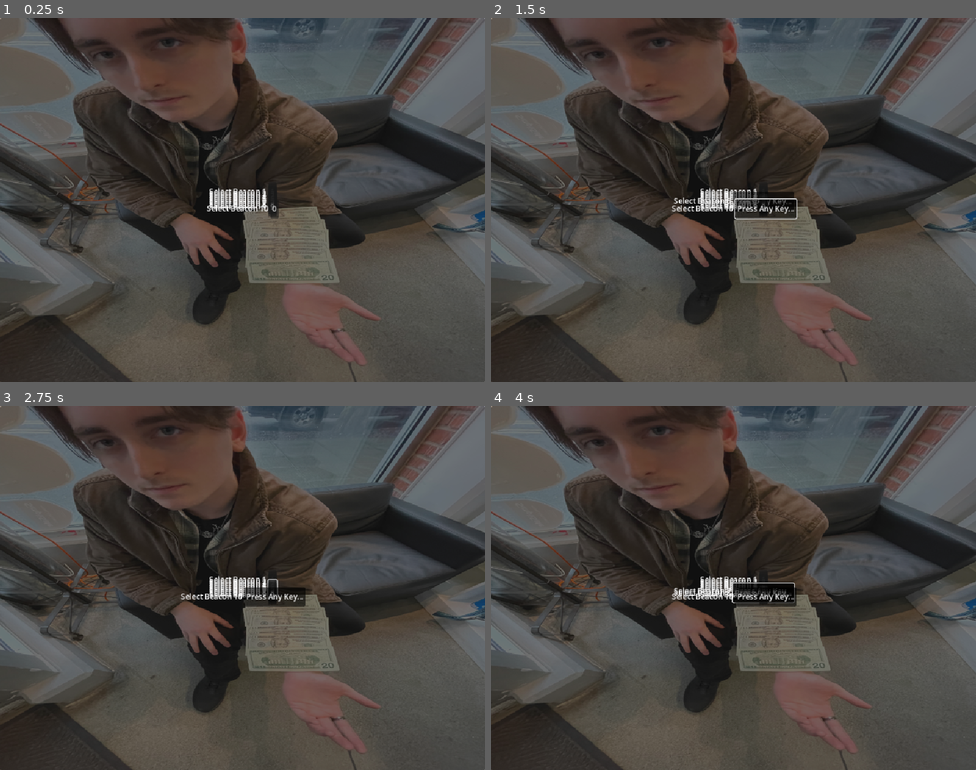
Above: before the commit, frames 1-4 (two rows, left to right).
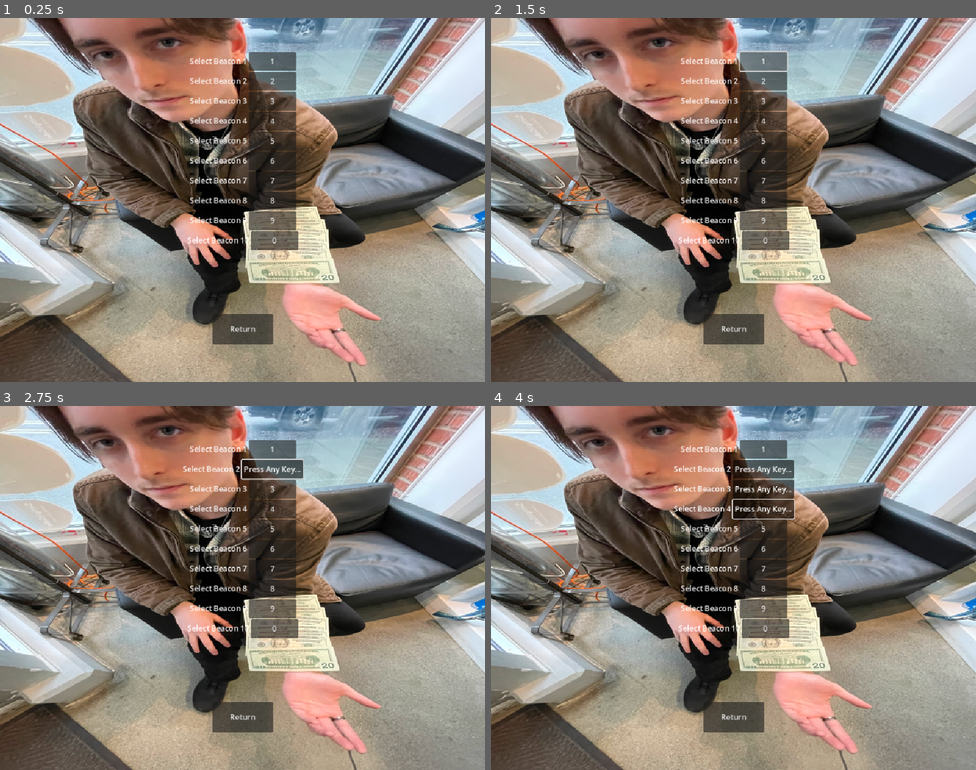
Above: after the commit, the same moments.

Repository: mccajd/Quintessential
Game: Godot game, scene res://Scenes/keybind_menu.tscn
Same seed, same stepped clock (60 frames per second), same inputs: the game is played once before the commit and once after it. This scene is started directly instead of the project's main scene.
Inputs:
- Up to frame 1 (0.25 s): no input
- Up to frame 2 (1.5 s): click "1" at 0.5 s; click "Press Any Key..." at 1.25 s
- Up to frame 3 (2.75 s): click "2" at 2 s
- Up to frame 4 (4 s): click "3" at 2.75 s; click "4" at 3.5 s

The runs differ from the first frame. In frame 1, 82% of the frame differs, in the area x 0-100%, y 0-100%; in frame 2, 82%; in frame 3, 82%; in frame 4, 82%.

Commit message:
Completed the basis for what the keybind menu looks like

Diff:
--- a/Scenes/input_mapper.tscn
+++ b/Scenes/input_mapper.tscn
@@ -30,6 +30,7 @@
 layout_mode = 2
 
 [node name="Button" type="Button" parent="HBoxContainer"]
+custom_minimum_size = Vector2(100, 0)
 layout_mode = 2
 
 [connection signal="toggled" from="HBoxContainer/Button" to="." method="_on_button_toggled"]
--- a/Scenes/keybind_menu.tscn
+++ b/Scenes/keybind_menu.tscn
@@ -18,50 +18,74 @@
 texture = ExtResource("1_uyip4")
 
 [node name="PanelContainer" type="PanelContainer" parent="TextureRect"]
+self_modulate = Color(1, 1, 1, 0)
 layout_mode = 0
+offset_top = 72.0
 offset_right = 1024.0
-offset_bottom = 768.0
+offset_bottom = 488.0
 
 [node name="VBoxContainer" type="VBoxContainer" parent="TextureRect/PanelContainer"]
+custom_minimum_size = Vector2(1024, 64)
 layout_mode = 2
 alignment = 1
 
 [node name="InputMapper" parent="TextureRect/PanelContainer/VBoxContainer" instance=ExtResource("2_piyya")]
+custom_minimum_size = Vector2(0, 38)
 layout_mode = 2
 ActionName = "Select Beacon 1"
 
 [node name="InputMapper2" parent="TextureRect/PanelContainer/VBoxContainer" instance=ExtResource("2_piyya")]
+custom_minimum_size = Vector2(0, 38)
 layout_mode = 2
 ActionName = "Select Beacon 2"
 
 [node name="InputMapper3" parent="TextureRect/PanelContainer/VBoxContainer" instance=ExtResource("2_piyya")]
+custom_minimum_size = Vector2(0, 38)
 layout_mode = 2
 ActionName = "Select Beacon 3"
 
 [node name="InputMapper4" parent="TextureRect/PanelContainer/VBoxContainer" instance=ExtResource("2_piyya")]
+custom_minimum_size = Vector2(0, 38)
 layout_mode = 2
 ActionName = "Select Beacon 4"
 
 [node name="InputMapper5" parent="TextureRect/PanelContainer/VBoxContainer" instance=ExtResource("2_piyya")]
+custom_minimum_size = Vector2(0, 38)
 layout_mode = 2
 ActionName = "Select Beacon 5"
 
 [node name="InputMapper6" parent="TextureRect/PanelContainer/VBoxContainer" instance=ExtResource("2_piyya")]
+custom_minimum_size = Vector2(0, 38)
 layout_mode = 2
 ActionName = "Select Beacon 6"
 
 [node name="InputMapper7" parent="TextureRect/PanelContainer/VBoxContainer" instance=ExtResource("2_piyya")]
+custom_minimum_size = Vector2(0, 38)
 layout_mode = 2
 ActionName = "Select Beacon 7"
 
 [node name="InputMapper8" parent="TextureRect/PanelContainer/VBoxContainer" instance=ExtResource("2_piyya")]
+custom_minimum_size = Vector2(0, 38)
 layout_mode = 2
 ActionName = "Select Beacon 8"
 
 [node name="InputMapper9" parent="TextureRect/PanelContainer/VBoxContainer" instance=ExtResource("2_piyya")]
+custom_minimum_size = Vector2(0, 38)
 layout_mode = 2
 ActionName = "Select Beacon 9"
 
 [node name="InputMapper10" parent="TextureRect/PanelContainer/VBoxContainer" instance=ExtResource("2_piyya")]
+custom_minimum_size = Vector2(0, 38)
 layout_mode = 2
 ActionName = "Select Beacon 10"
+
+[node name="ReturnButton" type="Button" parent="TextureRect"]
+custom_minimum_size = Vector2(128, 64)
+layout_mode = 2
+offset_left = 448.0
+offset_top = 624.0
+offset_right = 576.0
+offset_bottom = 688.0
+size_flags_horizontal = 4
+size_flags_vertical = 4
+text = "Return"
